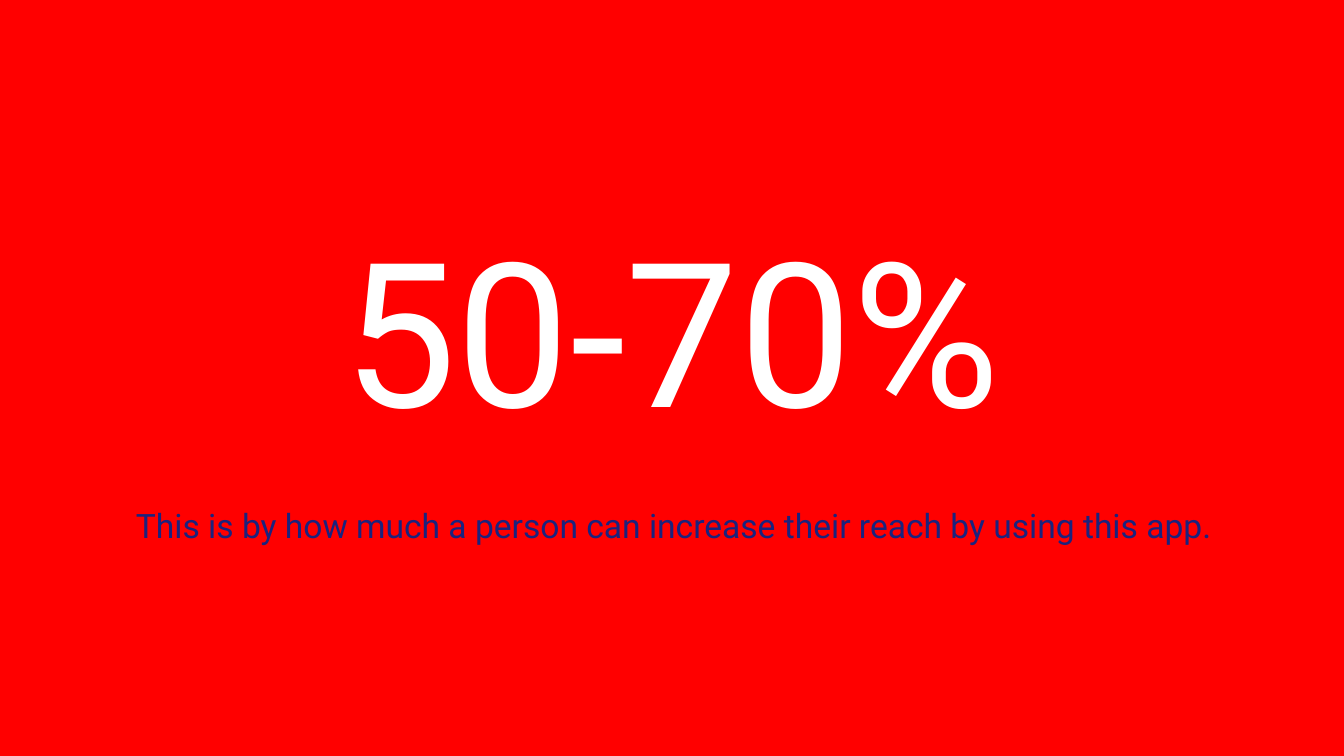
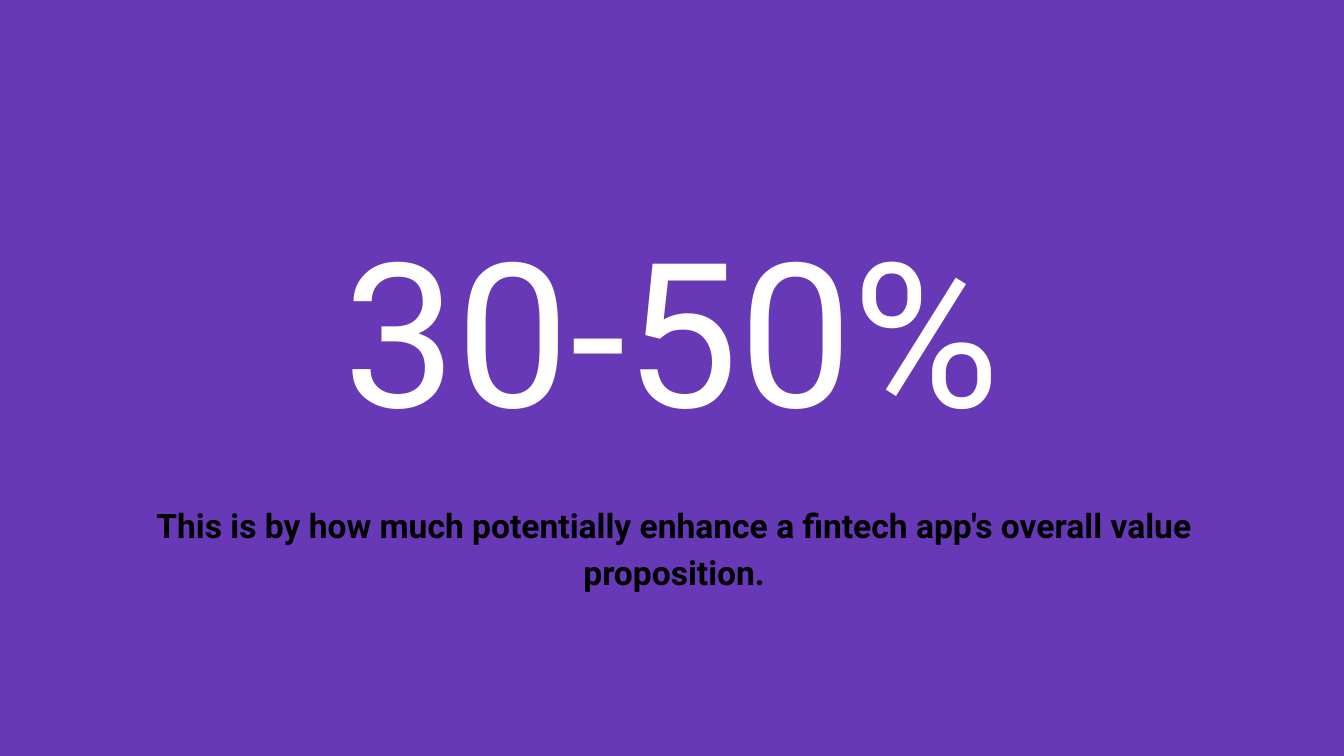
Before and after one commit to surabhi0901/phonepe_pulse_data_visualization_and_exploration, a slide deck: slide 9 of project-overview.pptx (slide 10 before the commit). Drawn at 1344x756 pixels with LibreOffice and Linux fonts; fonts in the diff are those of the drawing. Boxes give left, top, right and bottom in pixels: in the first picture for what was removed or moved away, otherwise in the second. Text is boxed around its words. In the diff, an @@ line names an element or a change of style, - is before the commit and + after.

```diff
--- a/project-overview.pptx
+++ b/project-overview.pptx
@@ background #FF0000 to #6739B7 @@
@@ title at bbox=[344, 261, 1000, 409]: text changed @@
-50-70%
+30-50%
@@ text at bbox=[156, 512, 1192, 592]: text changed; text colour #1A237E to #000000; bold on @@
-This is by how much a person can increase their reach by using this app.
+This is by how much potentially enhance a fintech app's overall value proposition.
```
Also in this commit, not shown: 8 other slides changed, 2 slides added, 3 slides removed.
